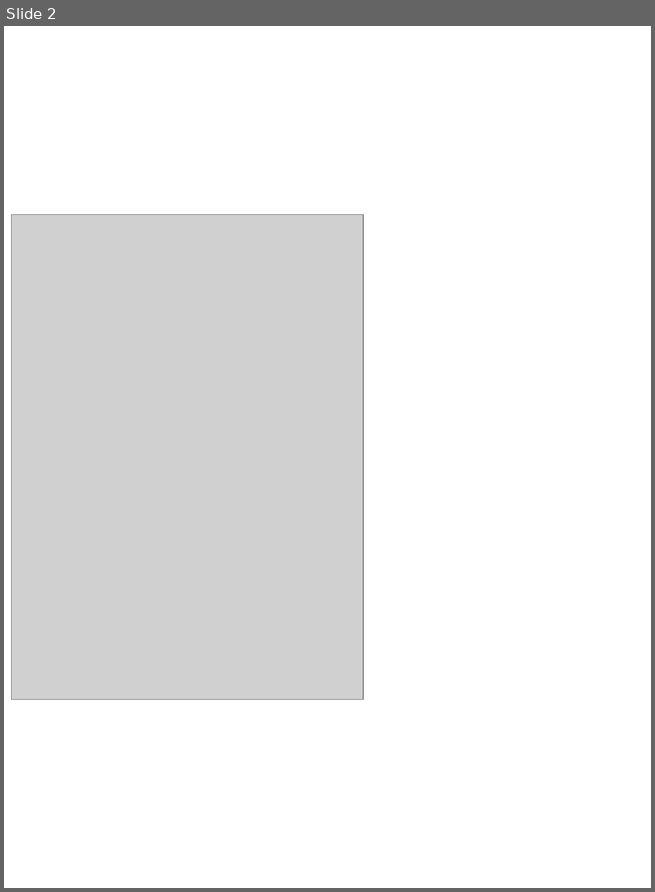
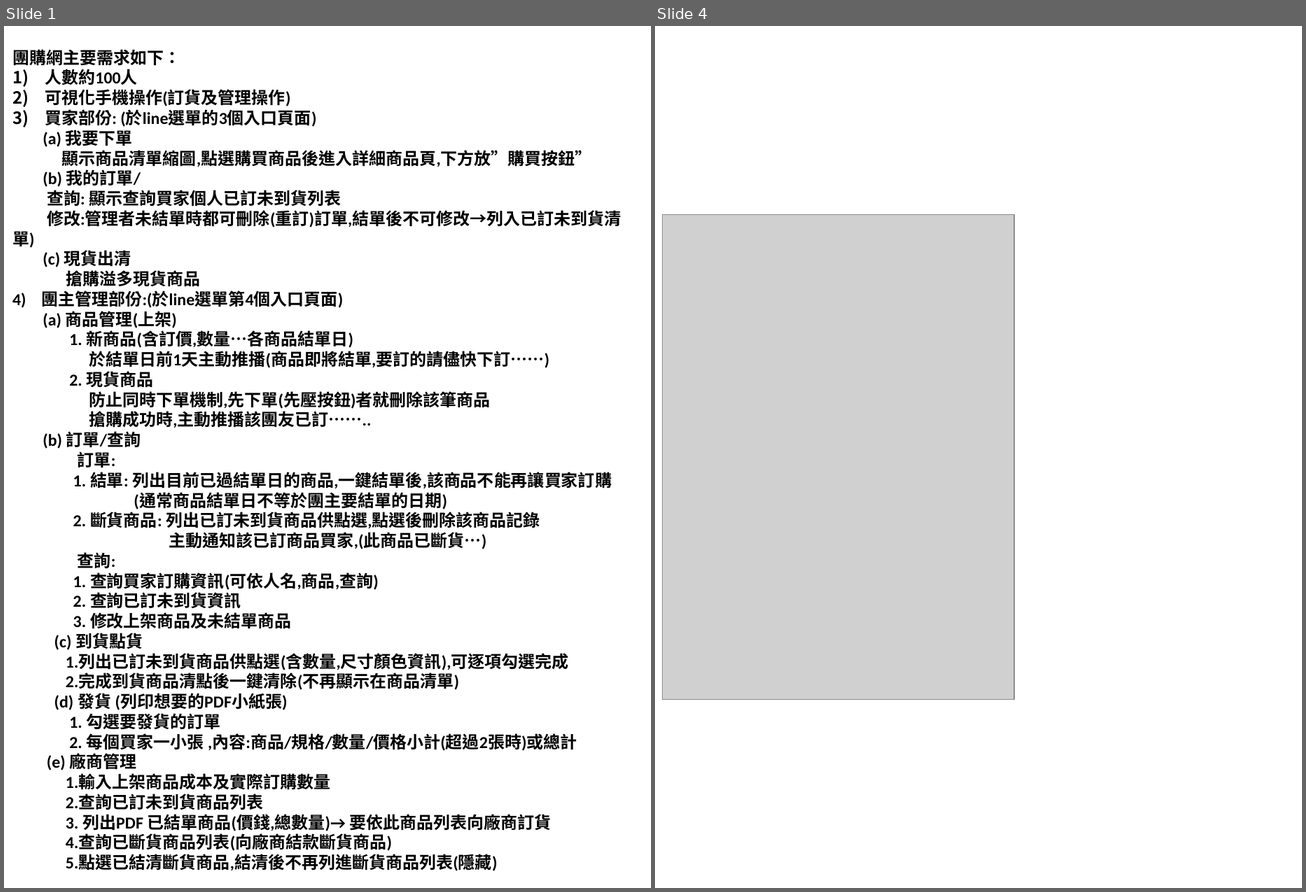
Before and after one commit to tan4598548-bot/line-group-buy-bot, a slide deck: 1-Final/新增 Microsoft PowerPoint 簡報 (5) [自動儲存].pptx. Shown side by side, each under a label of ours: slide 2 before the commit, slides 1 and 4 after it; the slides between them are not shown. The pictures are 655x892 and 1306x892 pixels, drawn with LibreOffice and Linux fonts; fonts in the diff are those of the drawing; grey boxes stand for pictures. Boxes give left, top, right and bottom in pixels: in the first picture for what was removed or moved away, otherwise in the second. Text is boxed around its words. In the diff, an @@ line names an element or a change of style, - is before the commit and + after.

Commit message:
Update: 補齊 pdfService 廠商採購單功能並對齊 ESM

```diff
--- a/1-Final/新增 Microsoft PowerPoint 簡報 (5) [自動儲存].pptx
+++ b/1-Final/新增 Microsoft PowerPoint 簡報 (5) [自動儲存].pptx
@@ slide 1 added at bbox=[4, 26, 651, 888], background #FFFFFF @@
@@ text added at bbox=[12, 49, 621, 874], 14 pt, text #000000, bold @@
+團購網主要需求如下：
+1) 人數約100人
+2) 可視化手機操作(訂貨及管理操作)
+3) 買家部份: (於line選單的3個入口頁面)
+(a) 我要下單
+顯示商品清單縮圖,點選購買商品後進入詳細商品頁,下方放”購買按鈕”
+(b) 我的訂單/
+查詢: 顯示查詢買家個人已訂未到貨列表
+修改:管理者未結單時都可刪除(重訂)訂單,結單後不可修改→列入已訂未到貨清單)
+(c) 現貨出清
+搶購溢多現貨商品
+4) 團主管理部份:(於line選單第4個入口頁面)
+(a) 商品管理(上架)
+1. 新商品(含訂價,數量…各商品結單日)
+於結單日前1天主動推播(商品即將結單,要訂的請儘快下訂……)
+2. 現貨商品
+防止同時下單機制,先下單(先壓按鈕)者就刪除該筆商品
+搶購成功時,主動推播該團友已訂……..
+(b) 訂單/查詢
+訂單:
+1. 結單: 列出目前已過結單日的商品,一鍵結單後,該商品不能再讓買家訂購
+(通常商品結單日不等於團主要結單的日期)
+2. 斷貨商品: 列出已訂未到貨商品供點選,點選後刪除該商品記錄
+主動通知該已訂商品買家,(此商品已斷貨…)
+查詢:
+1. 查詢買家訂購資訊(可依人名,商品,查詢)
+2. 查詢已訂未到貨資訊
+3. 修改上架商品及未結單商品
+(c) 到貨點貨
+1.列出已訂未到貨商品供點選(含數量,尺寸顏色資訊),可逐項勾選完成
+2.完成到貨商品清點後一鍵清除(不再顯示在商品清單)
+(d) 發貨 (列印想要的PDF小紙張)
+1. 勾選要發貨的訂單
+2. 每個買家一小張 ,內容:商品/規格/數量/價格小計(超過2張時)或總計
+(e) 廠商管理
+1.輸入上架商品成本及實際訂購數量
+2.查詢已訂未到貨商品列表
+3. 列出PDF 已結單商品(價錢,總數量)→ 要依此商品列表向廠商訂貨
+4.查詢已斷貨商品列表(向廠商結款斷貨商品)
+5.點選已結清斷貨商品,結清後不再列進斷貨商品列表(隱藏)
@@ what was slide 2 is now slide 4 @@
```
Also in this commit, not shown: 1 slide changed, 1 other slide added, 14 other files.
